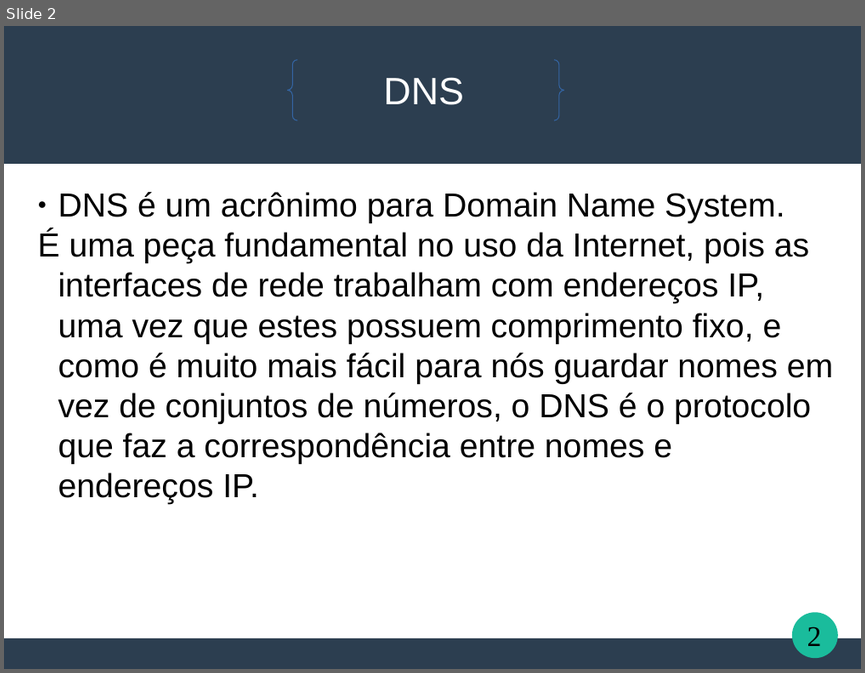
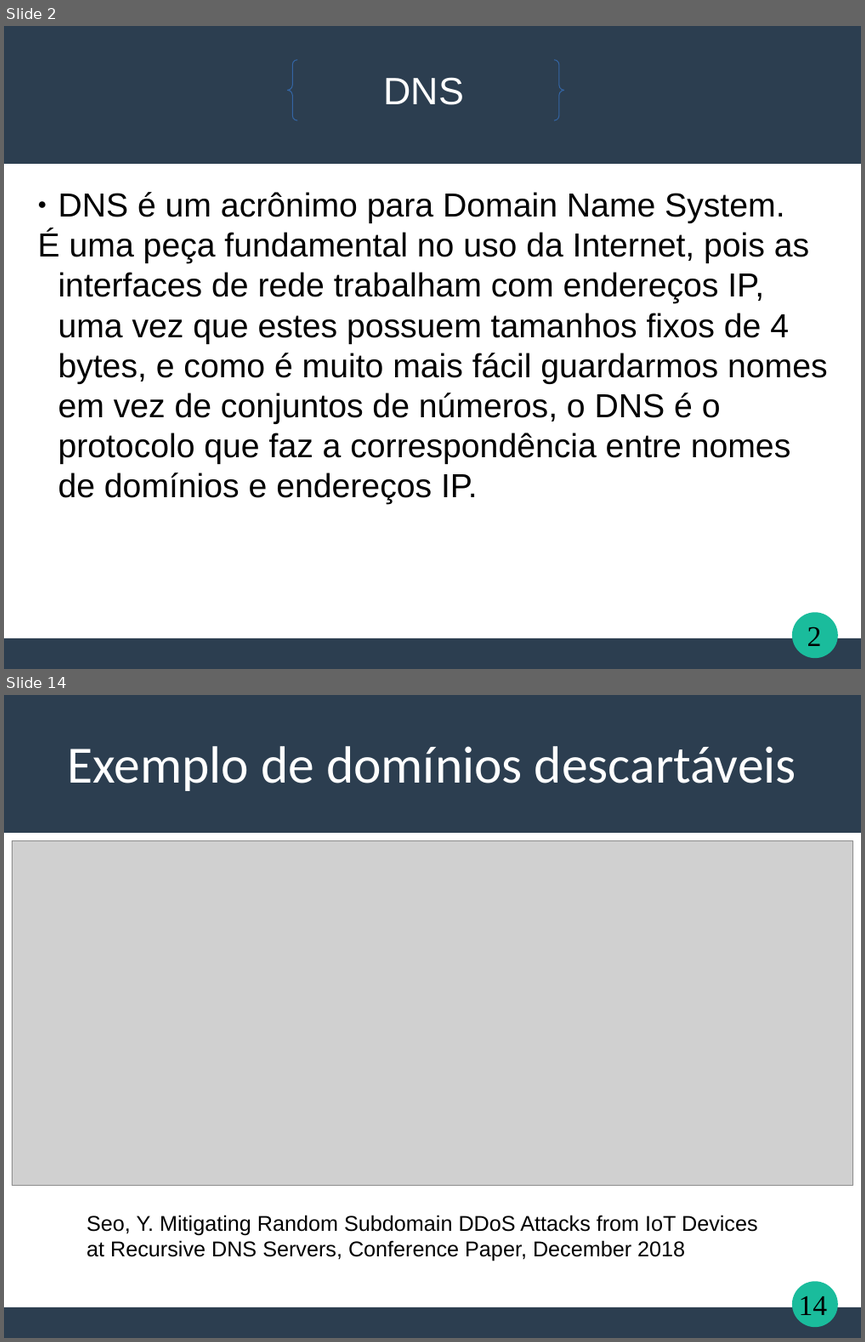
Before and after one commit to TSaytson/teste-trabalho-redes, a slide deck: DNS.ppt. Shown one above the other, each under a label of ours: slide 2 before the commit, slides 2 and 14 after it; the slides between them are not shown. The pictures are 865x673 and 865x1342 pixels, drawn with LibreOffice and Linux fonts; fonts in the diff are those of the drawing; grey boxes stand for pictures. Boxes give left, top, right and bottom in pixels: in the first picture for what was removed or moved away, otherwise in the second. Text is boxed around its words. In the diff, an @@ line names an element or a change of style, - is before the commit and + after.

```diff
--- a/DNS.ppt
+++ b/DNS.ppt
@@ slide 14 added at box(4, 695, 861, 1338), background #FFFFFF; not listed: 3 template elements that a slide beside it also shows @@
@@ text added at box(67, 746, 796, 791), 44 pt, text #FFFFFF @@
+Exemplo de domínios descartáveis
@@ picture added at box(12, 840, 852, 1185) @@
@@ text added at box(86, 1214, 758, 1261), 18 pt, text #000000 @@
+Seo, Y. Mitigating Random Subdomain DDoS Attacks from IoT Devices at Recursive DNS Servers, Conference Paper, December 2018
@@ page number added at box(799, 1296, 828, 1315), 24 pt, text #000000 @@
+14
@@ slide 2 changed as well @@
@@ text at box(38, 230, 828, 504): text changed @@
-É uma peça fundamental no uso da Internet, pois as interfaces de rede trabalham com endereços IP, uma vez que estes possuem comprimento fixo, e como é muito mais fácil para nós guardar nomes em vez de conjuntos de números, o DNS é o protocolo que faz a correspondência entre nomes e endereços IP.
+É uma peça fundamental no uso da Internet, pois as interfaces de rede trabalham com endereços IP, uma vez que estes possuem tamanhos fixos de 4 bytes, e como é muito mais fácil guardarmos nomes em vez de conjuntos de números, o DNS é o protocolo que faz a correspondência entre nomes de domínios e endereços IP.
```
Also in this commit, not shown: 13 other slides changed, 16 other slides added, 1 slide removed.
